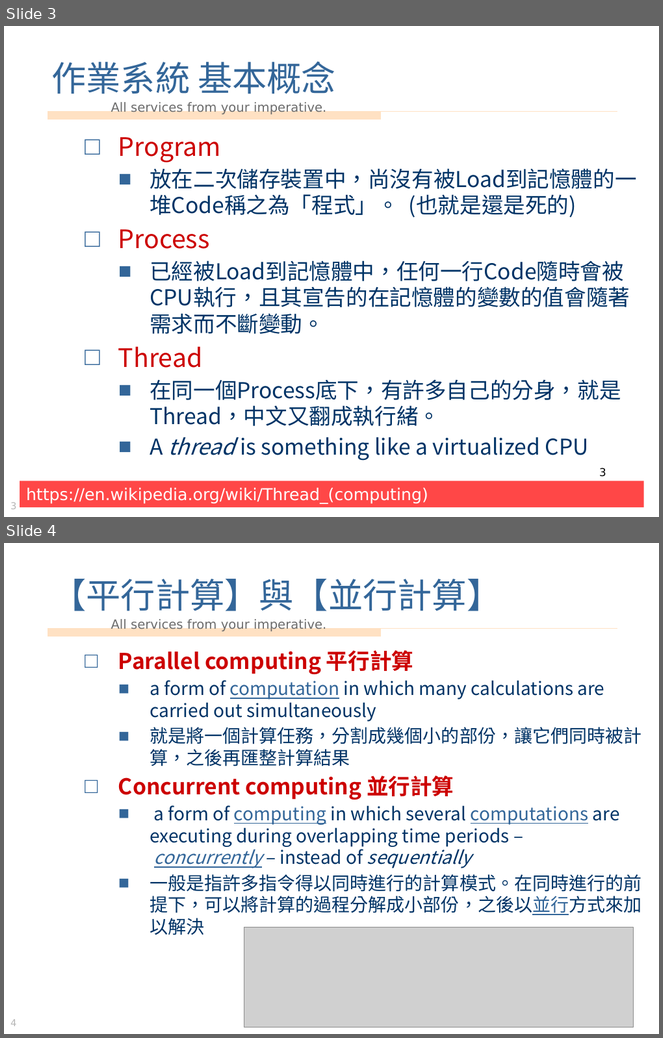
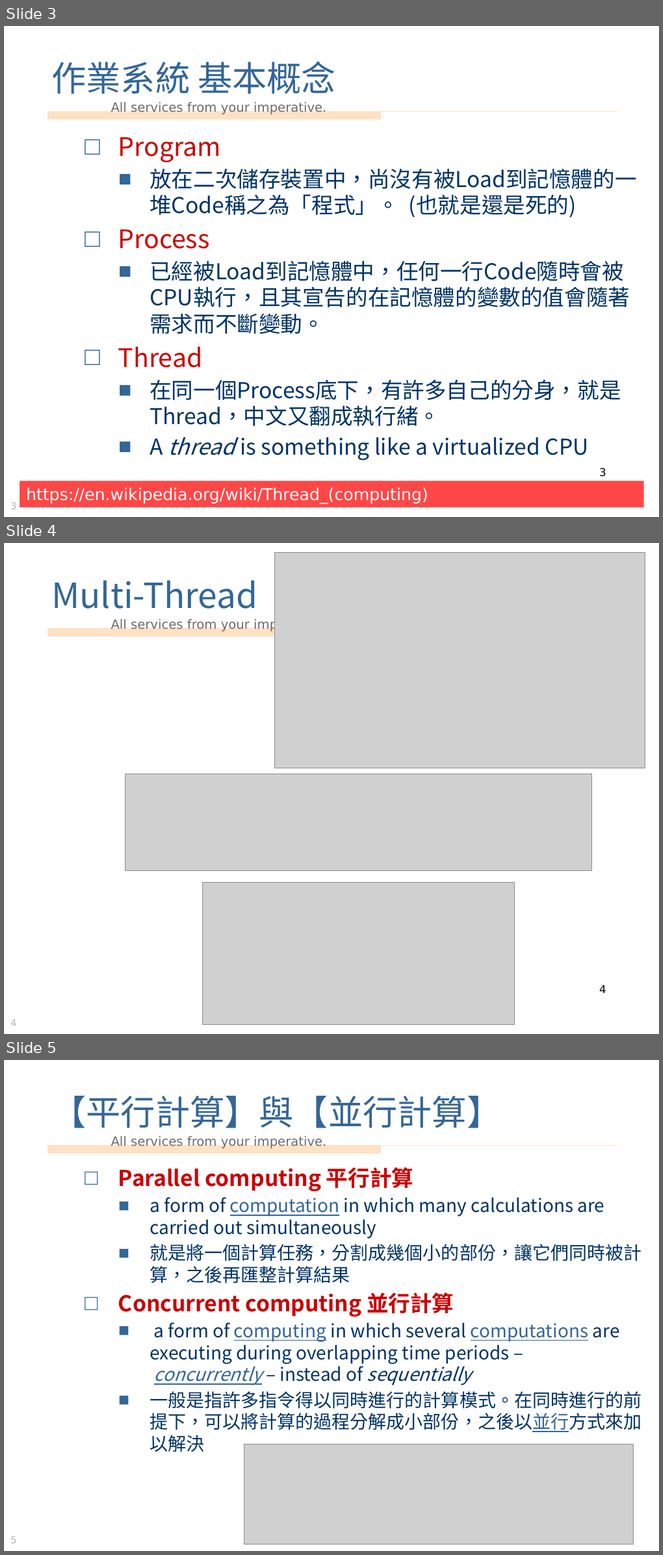
Before and after one commit to vulcanlee/Parallel_Asynchronous_Sample, a slide deck: 多執行緒處理和非同步處理.pptx. Shown one above the other, each under a label of ours: slides 3 and 4 before the commit, slides 3, 4 and 5 after it. The pictures are 663x1038 and 663x1555 pixels, drawn with LibreOffice and Linux fonts; fonts in the diff are those of the drawing; grey boxes stand for pictures; background and template pictures are left out. Boxes give left, top, right and bottom in pixels: in the first picture for what was removed or moved away, otherwise in the second. Text is boxed around its words. In the diff, an @@ line names an element or a change of style, - is before the commit and + after.

```diff
--- a/多執行緒處理和非同步處理.pptx
+++ b/多執行緒處理和非同步處理.pptx
@@ slide 4 added at (4,543,659,1034), background picture (left out); not listed: 4 template elements that a slide beside it also shows @@
@@ picture added at (274,553,645,769) @@
@@ title added at (51,580,258,609), 38 pt, text #336699 @@
+Multi-Thread
@@ picture added at (125,774,592,871) @@
@@ picture added at (202,883,514,1025) @@
@@ page number added at (599,985,607,993), 12 pt, text #000000 @@
+4
@@ what was slide 4 is now slide 5 @@
@@ page number at (10,1536,16,1544): text changed @@
-4
+5
```
Also in this commit, not shown: 4 slides changed, 5 other slides added, 2 other files.
